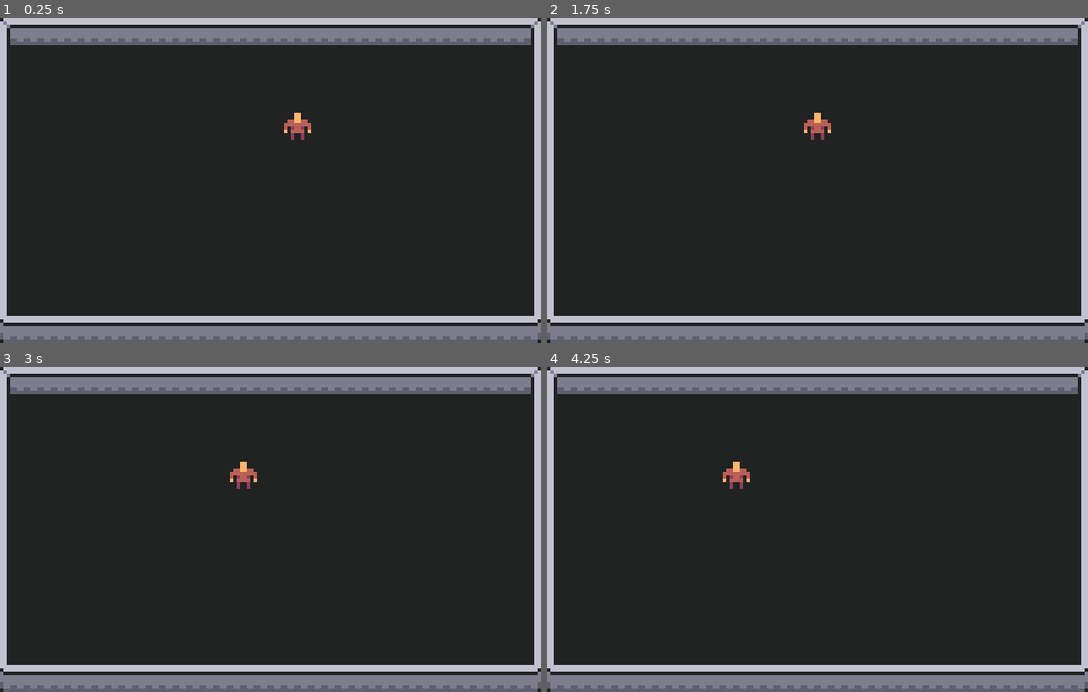
Above: before the commit, frames 1-4 (two rows, left to right).
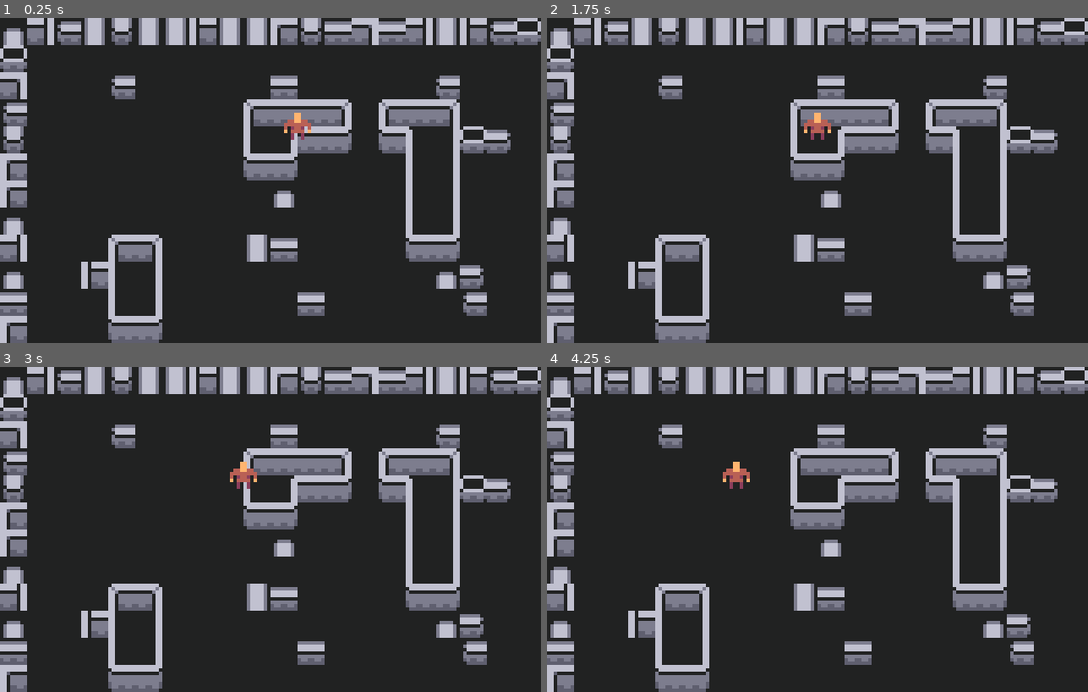
Above: after the commit, the same moments.

Repository: 641i130/generic-roguelike
Game: Godot game, scene res://scenes/World.tscn
Same seed, same stepped clock (60 frames per second), same inputs: the game is played once before the commit and once after it.
Inputs:
- Up to frame 1 (0.25 s): no input
- Up to frame 2 (1.75 s): tap Enter at 0.5 s; tap Left (W) at 0.6, 1.55 s; tap Space at 1.25 s; tap Right (E) at 1.35 s
- Up to frame 3 (3 s): tap Enter at 2 s; tap Up (N) at 2.1 s; tap Left (W) at 2.3 s; tap Space at 2.75 s; tap Down (S) at 2.85 s
- Up to frame 4 (4.25 s): tap Left (W) at 3.05, 3.6 s; tap Enter at 3.5 s

The runs differ from the first frame. In frame 1, 25% of the frame differs, in the area x 0-100%, y 0-100%; in frame 2, 26%; in frame 3, 26%; in frame 4, 26%.

Commit message:
GenSortaWorks

Diff:
--- a/scripts/world.gd
+++ b/scripts/world.gd
@@ -1,9 +1,19 @@
 extends Node2D
 # WORLD SCRIPT
 
-func _ready():
-	pass # Replace with function body.
+onready var tileMap = $TileMap
+var borders = Rect2(1, 1, 38, 21)
 
 
-#func _process(delta):
-#	pass
+func _ready():
+	randomize()
+	gen()
+
+
+func gen():
+	var w = Walker.new(Vector2(20,11),borders)
+	var map = w.walk(500)
+	w.queue_free()
+	for location in map:
+		tileMap.set_cellv(location, -1)
+	tileMap.update_bitmask_region(borders.position,borders.end)
